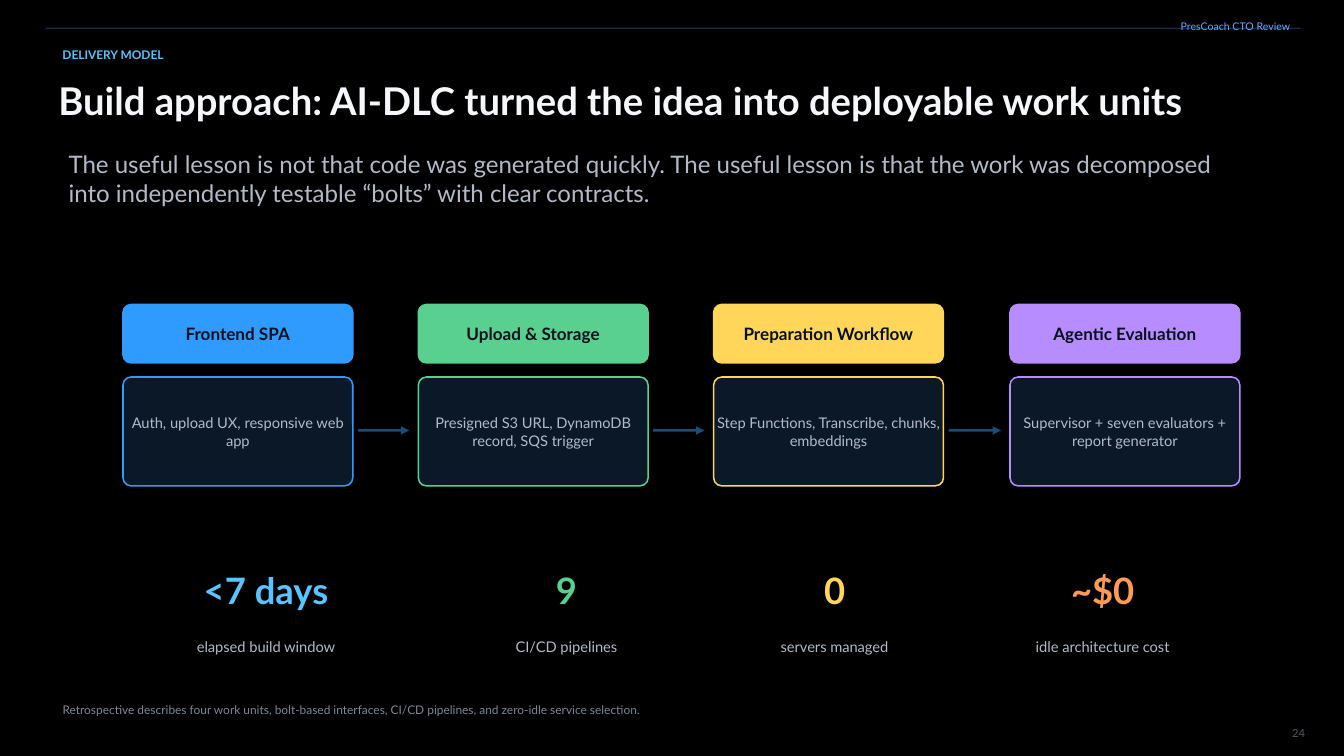
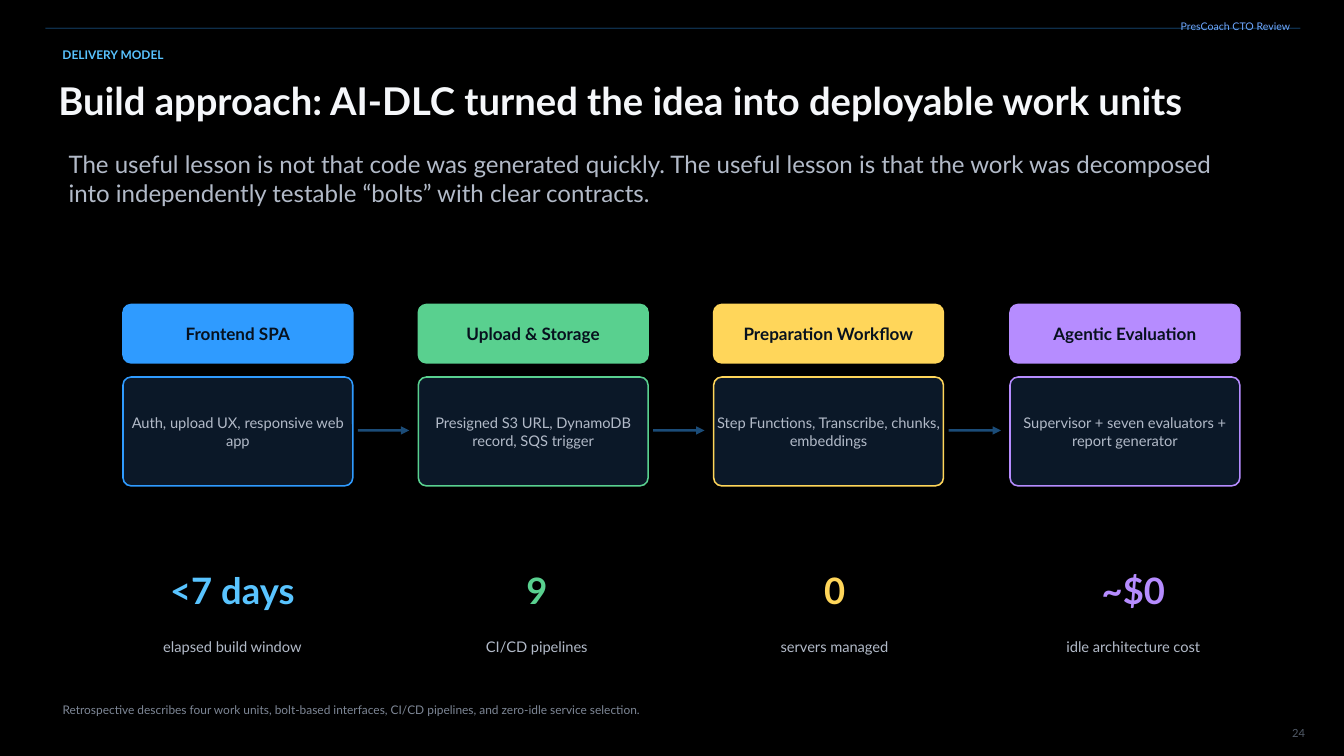
Before and after one commit to michaelgeiser/kiro-agentcore-app, a slide deck: slide 24 of documentation/AI Presentation Coach.pptx. Drawn at 1344x756 pixels with LibreOffice and Linux fonts; fonts in the diff are those of the drawing. Boxes give left, top, right and bottom in pixels: in the first picture for what was removed or moved away, otherwise in the second. Text is boxed around its words. In the diff, an @@ line names an element or a change of style, - is before the commit and + after.

```diff
--- a/documentation/AI Presentation Coach.pptx
+++ b/documentation/AI Presentation Coach.pptx
@@ text "<7 days": place and size @@
-text "<7 days" at box(204, 577, 328, 610)
+text "<7 days" at box(170, 577, 294, 610)
@@ text "9": place and size @@
-text "9" at box(556, 577, 577, 604)
+text "9" at box(526, 577, 547, 604)
@@ text "~$0": place and size @@
-text "~$0" at box(1071, 574, 1134, 608)
+text "~$0" at box(1102, 574, 1165, 608)
@@ text "~$0" at box(1102, 574, 1165, 608): text colour #FF9B55 to #B68CFF @@
@@ text "elapsed build window": place and size @@
-text "elapsed build window" at box(197, 641, 335, 655)
+text "elapsed build window" at box(163, 641, 302, 655)
@@ text "CI/CD pipelines": place and size @@
-text "CI/CD pipelines" at box(516, 641, 617, 655)
+text "CI/CD pipelines" at box(486, 641, 588, 655)
@@ text "idle architecture cost": place and size @@
-text "idle architecture cost" at box(1036, 641, 1170, 652)
+text "idle architecture cost" at box(1066, 641, 1200, 652)
```
Also in this commit, not shown: 4 other slides changed, 3 other files.
